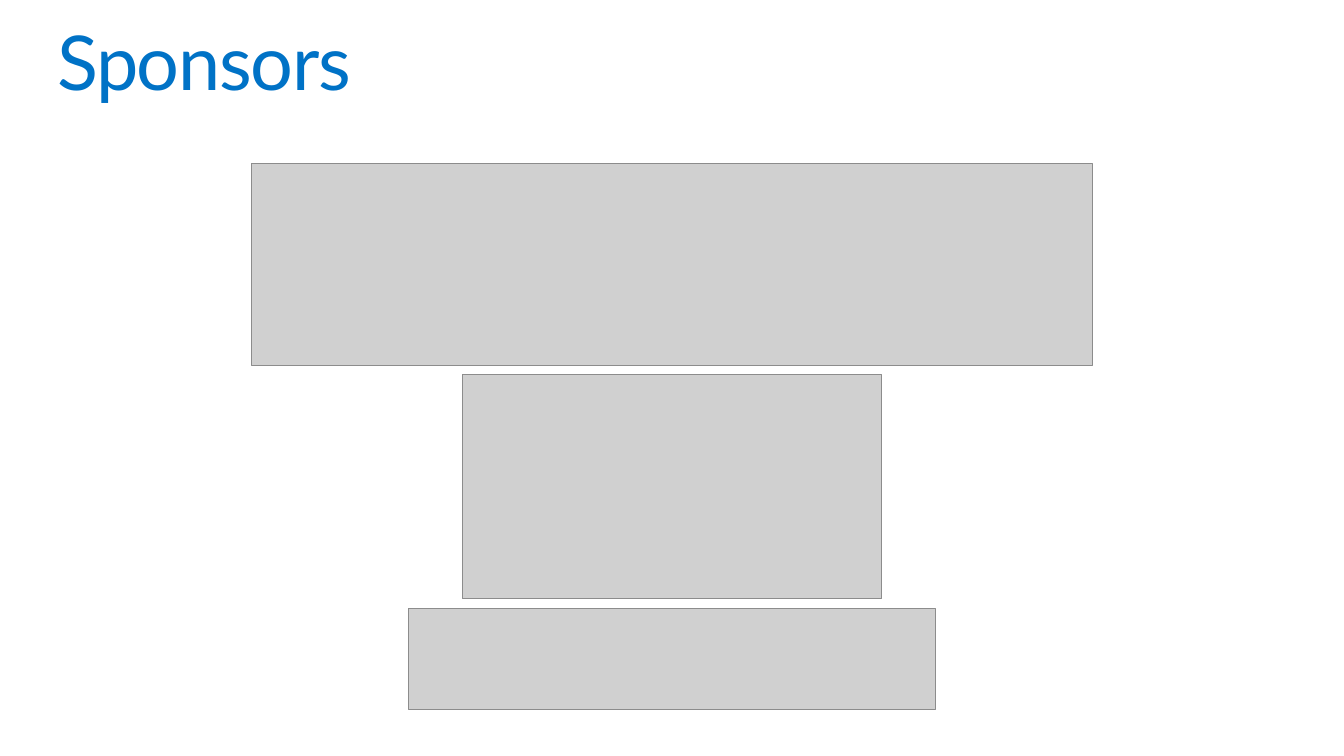
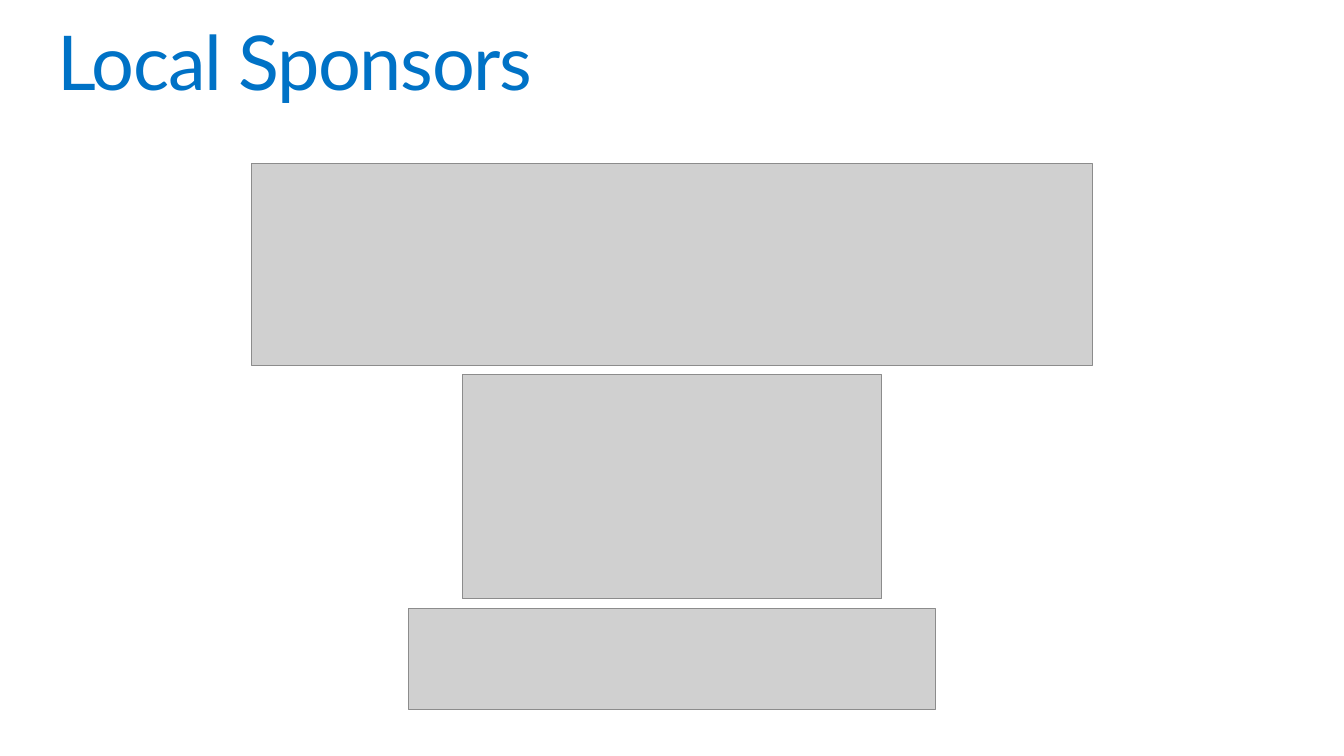
Before and after one commit to ciphertxt/gab2017, a slide deck: slide 3 of presentations/GAB2017-JAX-Template.pptx (slide 2 before the commit). Drawn at 1344x756 pixels with LibreOffice and Linux fonts; fonts in the diff are those of the drawing; grey boxes stand for pictures. Boxes give left, top, right and bottom in pixels: in the first picture for what was removed or moved away, otherwise in the second. Text is boxed around its words. In the diff, an @@ line names an element or a change of style, - is before the commit and + after.

```diff
--- a/presentations/GAB2017-JAX-Template.pptx
+++ b/presentations/GAB2017-JAX-Template.pptx
@@ title at [57,34,533,103]: text changed @@
-Sponsors
+Local Sponsors
```
Also in this commit, not shown: 1 slide added, 1 other file.
